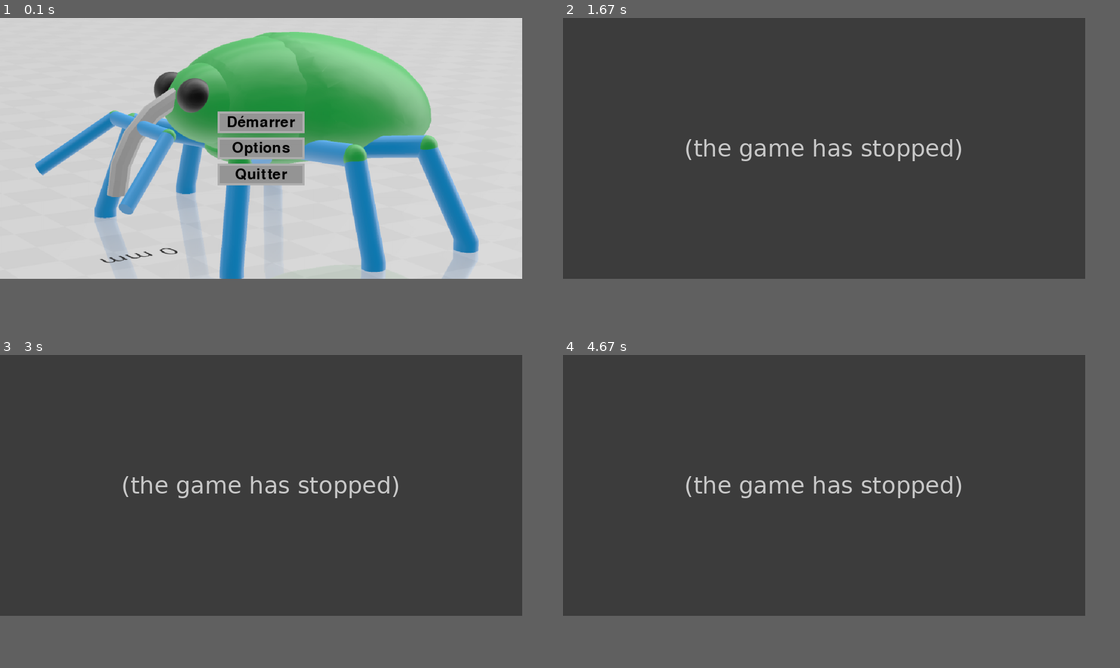
Above: before the commit, frames 1-4 (two rows, left to right).
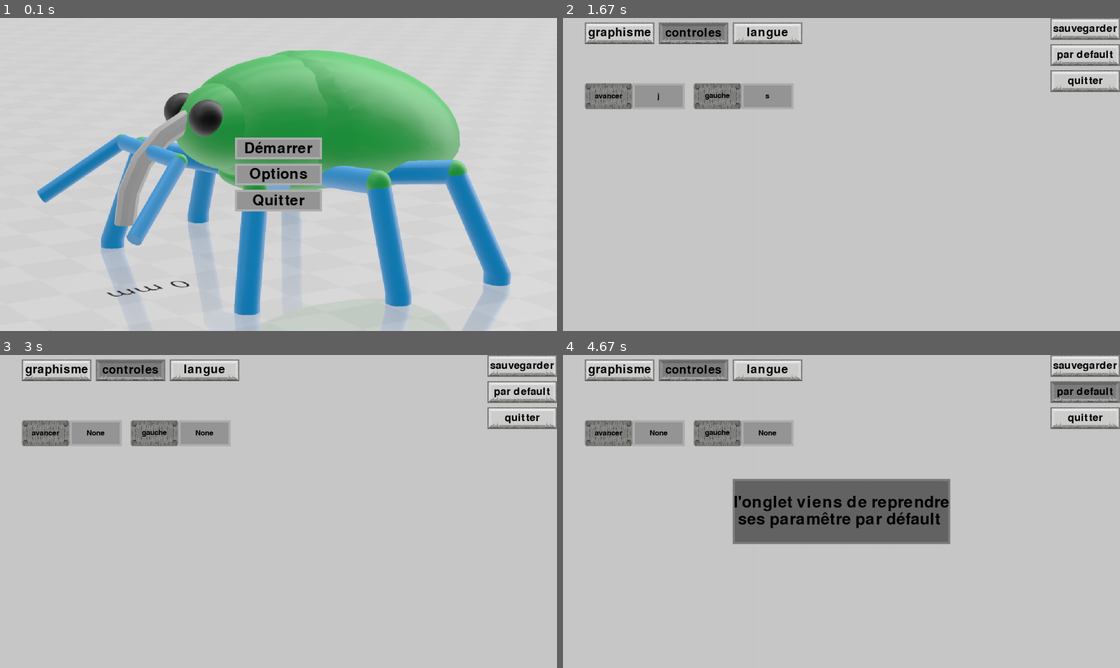
Above: after the commit, the same moments.

Repository: artieur262/Roborancon
Game: pygame game, started from main.py
The game is run twice, just before and just after one commit, with the same random seed, the same clock (stepped at 60 frames per second) and the same inputs.
Inputs (mouse positions are in pixels of both pictures, inside the frame that each line leads up to):
- Up to frame 1 (0.1 s): no input
- Up to frame 2 (1.67 s): click (841, 174) at 0.38 s; press the mouse at (691, 33) at 0.7 s; move the mouse to (785, 136) at 0.8 s; release the mouse at (886, 240) at 0.93 s; press the mouse at (1086, 27) at 1.03 s; move the mouse to (1008, 77) at 1.13 s; release the mouse at (930, 130) at 1.27 s; press the mouse at (1086, 80) at 1.37 s; move the mouse to (858, 93) at 1.47 s; release the mouse at (629, 105) at 1.6 s
- Up to frame 3 (3 s): click (94, 433) at 1.72 s; press the mouse at (217, 558) at 2.03 s; move the mouse to (139, 577) at 2.13 s; release the mouse at (66, 599) at 2.27 s; click (490, 395) at 2.38 s; press the mouse at (278, 517) at 2.7 s; move the mouse to (200, 502) at 2.8 s; release the mouse at (122, 483) at 2.93 s
- Up to frame 4 (4.67 s): press the mouse at (1086, 364) at 3.03 s; move the mouse to (880, 439) at 3.13 s; release the mouse at (674, 514) at 3.27 s; press the mouse at (769, 370) at 3.37 s; move the mouse to (746, 445) at 3.47 s; release the mouse at (724, 524) at 3.6 s; press the mouse at (1086, 392) at 3.7 s; move the mouse to (980, 408) at 3.8 s; release the mouse at (869, 423) at 3.93 s; press the mouse at (1086, 364) at 4.03 s; move the mouse to (863, 455) at 4.13 s; release the mouse at (640, 542) at 4.27 s; press the mouse at (1086, 392) at 4.37 s; move the mouse to (874, 448) at 4.47 s; release the mouse at (663, 505) at 4.6 s
The window is 900x450 before the commit and 960x540 after it. Grey fills any space a smaller window leaves; there, only what the larger window draws over its background counts as a difference.

The runs differ from the first frame. In frame 1, 34% of the frame differs, in the area x 6-92%, y 4-100%; in frame 2, 78%; in frame 3, 78%; in frame 4, 78%, in the area x 0-100%, y 0-84%.
Before the commit the program exited at 0.38 s; later frames show no game.

Commit message:
correction de la taille des boutons pour que le texte rentre mieux dedan

Diff:
--- a/menu/sousmenu_option.py
+++ b/menu/sousmenu_option.py
@@ -67,16 +67,16 @@
         ]
         # (position,taille,nom_bouton,indice_langue)
         for position, taille, nom_bouton, indice_langue in (
-            ((0, 0), (100, 100), "retour", 0),
-            ((0, 0), (100, 100), "par default", 1),
-            ((0, 0), (100, 100), "sauvegarder", 2),
+            ((0, 0), (120, 60), "retour", 0),
+            ((0, 0), (120, 60), "par default", 1),
+            ((0, 0), (120, 60), "sauvegarder", 2),
         ):
 
             self.bouton.append(
                 BoutonText(
                     position,
                     [
-                        assembleur.cadre((100, 100), (175, 175, 175), couleur, 5)
+                        assembleur.cadre(taille, (175, 175, 175), couleur, 5)
                         for couleur in ((150, 150, 150), (125, 125, 125))
                     ],
                     taille,
@@ -111,15 +111,15 @@
                     )
                 case "retour":
                     bouton.set_pos(
-                        (screen.get_width() // 2 - 200, screen.get_height() // 2 + 80)
+                        (screen.get_width() // 2 - 205, screen.get_height() // 2 + 80)
                     )
                 case "par default":
                     bouton.set_pos(
-                        (screen.get_width() // 2 - 50, screen.get_height() // 2 + 80)
+                        (screen.get_width() // 2 - 60, screen.get_height() // 2 + 80)
                     )
                 case "sauvegarder":
                     bouton.set_pos(
-                        (screen.get_width() // 2 + 100, screen.get_height() // 2 + 80)
+                        (screen.get_width() // 2 + 85, screen.get_height() // 2 + 80)
                     )
 
     def afficher(self):
--- a/option/graphisme.json
+++ b/option/graphisme.json
@@ -1,3 +1,3 @@
 {
- "fullscreen": false
+ "fullscreen": true
 }
